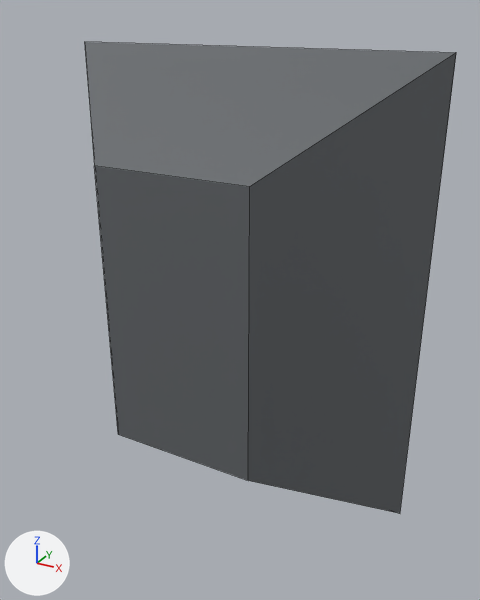
The Blender file assets/source/pickup_shield.blend, before and after one commit.
Before and after are seen from a 50 mm camera at (0.376, -0.615, 0.319) aimed at (0.012, 0.046, -0.011). Lighting does not change. The marker at lower left points along +X, +Y and +Z. The older version comes first. Mesh edges are drawn as thin lines.

The first picture shows 'pickup_shield'.
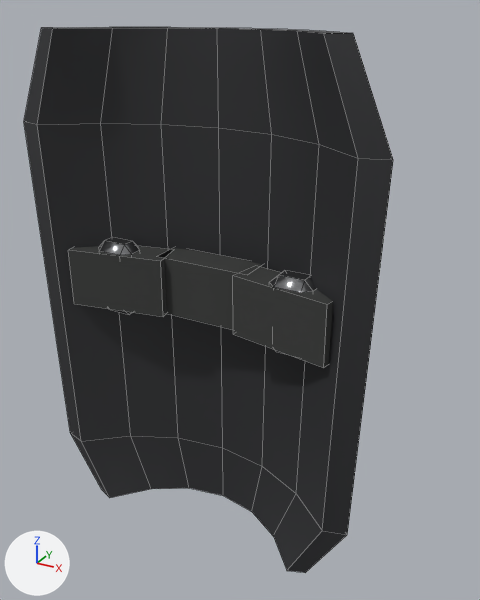
Pixel boxes (x1, y1, x2, y2) of what changed, in the pictures (480 x 600 px):
'pickup_shield', recoloured, reshaped (16% taller): before (85, 42, 456, 513); after (24, 27, 393, 573)
part 1 of me_pickup_shield_mesh, added: after (157, 248, 263, 330)
part 2 of me_pickup_shield_mesh, rebuilt (16% taller): before (85, 42, 456, 513); after (24, 27, 393, 573)
part 3 of me_pickup_shield_mesh, added: after (98, 238, 140, 315)
part 4 of me_pickup_shield_mesh, added: after (270, 270, 316, 355)
part 5 of me_pickup_shield_mesh, reshaped: after (68, 246, 333, 368)

Edits to the bpy script that builds the scene:
```text
Change mat_ns_body_dark:
    mat_ns_body_dark.base_color: (0.13, 0.14, 0.15) -> (0.026, 0.027, 0.03)  # dark grey #65696c -> dark grey #2d2e30
Add mat_ns_steel:
    mat_ns_steel = principled_material('ns_steel')
    mat_ns_steel.base_color = (0.29, 0.295, 0.305)  # grey #939496
    mat_ns_steel.metallic = 0.95
    mat_ns_steel.roughness = 0.22
Add mat_ns_cloth_dark:
    mat_ns_cloth_dark = principled_material('ns_cloth_dark')
    mat_ns_cloth_dark.base_color = (0.04, 0.042, 0.04)  # dark grey #383a38
    mat_ns_cloth_dark.roughness = 0.88
Change me_pickup_shield_mesh:
    used by ob_pickup_shield; location = (0.0, 0.0, 0.0)
    remove me_pickup_shield_mesh.from_pydata(...)  # 24 vertices, 18 faces; spans x -0.23..0.23, y -0.08..0.17, z -0.28..0.28
    add me_pickup_shield_mesh.from_pydata(...)  # 152 vertices, 140 faces; spans x -0.216..0.216, y -0.059..0.077, z -0.3..0.3
    me_pickup_shield_mesh part 1: a new loose piece, a box spanning x -0.06..0.06, y -0.024..0.016, z -0.015..0.055, in mat_ns_cloth_dark (dark grey #383a38)
    me_pickup_shield_mesh part 2: the loose piece of 8 vertices spanning x -0.23..0.23, y -0.08..0.08, z -0.28..0.28 is rebuilt with 56 vertices and now spans x -0.216..0.216, y -0.059..0.04, z -0.3..0.3
    me_pickup_shield_mesh part 3: a new loose piece of 24 vertices spanning x -0.14..-0.09, y -0.041..-0.005, z -0.025..0.065, in mat_ns_steel (grey #939496)
    me_pickup_shield_mesh part 4: a new loose piece of 24 vertices spanning x 0.09..0.14, y -0.041..-0.005, z -0.025..0.065, in mat_ns_steel (grey #939496)
    me_pickup_shield_mesh part 5
    8 vertices are removed from x -0.17..0.17, y 0.075..0.125, z -0.21..0.21
    6 faces are deleted
    8 vertices are added at x -0.173..0.173, y -0.056..0.006, z -0.015
    8 new vertices lie (0.0, 0.0, 0.07) away from vertices in x -0.173..0.173, y -0.056..0.006, z -0.015
    12 new faces join them, mat_ns_cloth_dark (dark grey #383a38)
    me_pickup_shield_mesh part 6: the surface is now shaded smooth
    other edits to the shape of me_pickup_shield_mesh do not show in these pictures
    remove me_pickup_shield_mesh.materials.append(mat_ns_energy_cyan)  # blue #6fa6c4
    remove me_pickup_shield_mesh.materials.append(mat_ns_energy_white)  # white #ecedec
    add me_pickup_shield_mesh.materials.append(mat_ns_steel)  # grey #939496
    add me_pickup_shield_mesh.materials.append(mat_ns_cloth_dark)  # dark grey #383a38
```
